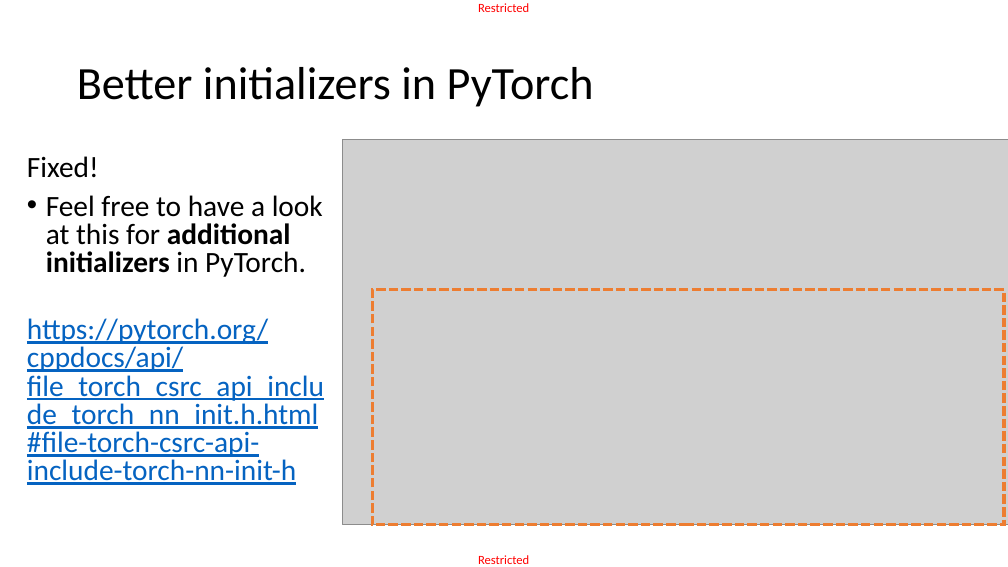
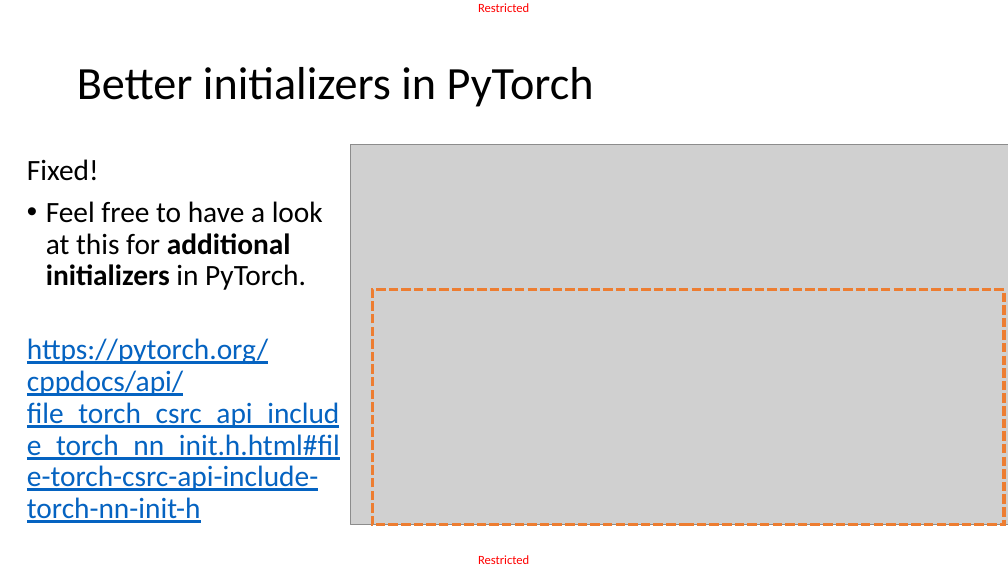
Before and after one commit to matthieudemari/SUTD_DL_50_039, a slide deck: slide 33 of W3/2. W3S2 final/W3S2.pptx. Drawn at 1008x567 pixels with LibreOffice and Linux fonts; fonts in the diff are those of the drawing; grey boxes stand for pictures. Boxes give left, top, right and bottom in pixels: in the first picture for what was removed or moved away, otherwise in the second. Text is boxed around its words. In the diff, an @@ line names an element or a change of style, - is before the commit and + after.

```diff
--- a/W3/2. W3S2 final/W3S2.pptx
+++ b/W3/2. W3S2 final/W3S2.pptx
@@ picture: place and size @@
-picture at [343, 140, 1008, 525]
+picture at [351, 144, 1008, 525]
@@ text "Fixed!" at [27, 159, 340, 523]: line spacing 0.8 to 0.9 @@
```
Also in this commit, not shown: 2 other slides changed, 8 other files.
